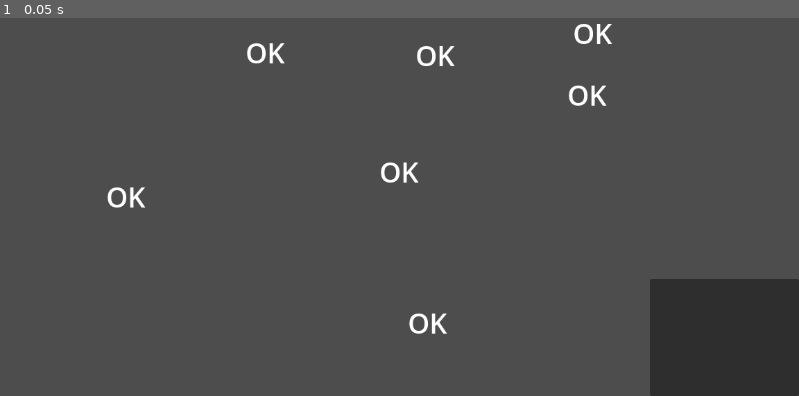
Above: before the commit, frame 1.
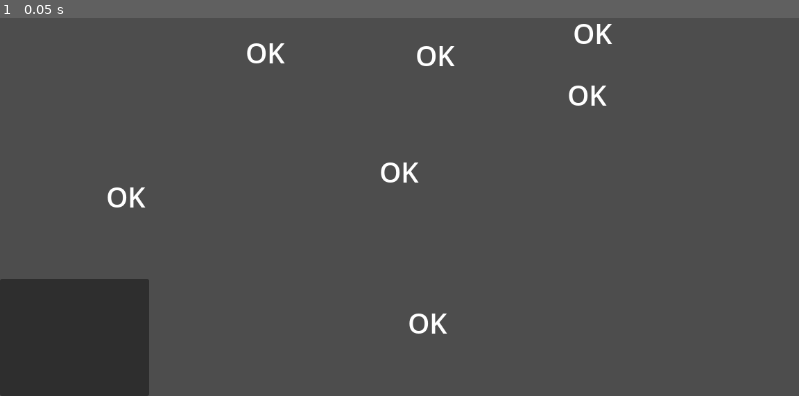
Above: after the commit, the same moment.

Repository: dao1701/base-game-godot
Game: Godot game, scene res://loader.tscn
Two runs of this game, one before a commit and one after it. Both use one fixed random seed, a clock stepped at 60 frames per second and the inputs below.
Inputs:
- Up to frame 1 (0.05 s): no input

The runs differ from the first frame. In frame 1, 12% of the frame differs, in the area x 0-100%, y 69-100%.
Error in both runs: Invalid call. Nonexistent function 'split' in base 'Nil'. (res://loader.tscn::GDScript_tjhs5:63)

Commit message:
version 15

Diff:
--- a/src/main.tscn
+++ b/src/main.tscn
@@ -125,12 +125,9 @@
 vertical_alignment = 1
 
 [node name="Panel" type="Panel" parent="."]
-anchors_preset = 3
-anchor_left = 1.0
+anchors_preset = 2
 anchor_top = 1.0
-anchor_right = 1.0
 anchor_bottom = 1.0
-offset_left = -215.0
 offset_top = -169.0
-grow_horizontal = 0
+offset_right = 215.0
 grow_vertical = 0
--- a/src/new_script.gd
+++ b/src/new_script.gd
@@ -1,6 +1,6 @@
 extends Node
 
-var version = 9
+var version = 15
 # Called when the node enters the scene tree for the first time.
 func _ready():
 	pass # Replace with function body.
Not shown, changed: patch.pck
